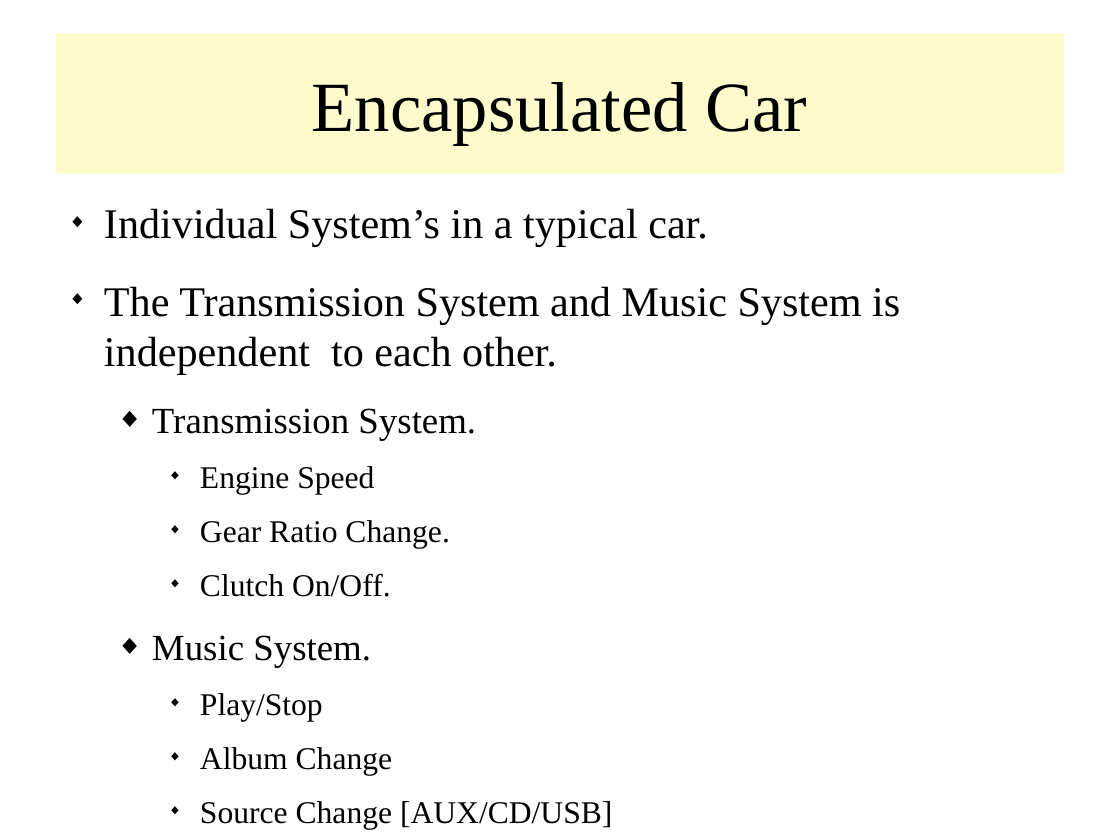
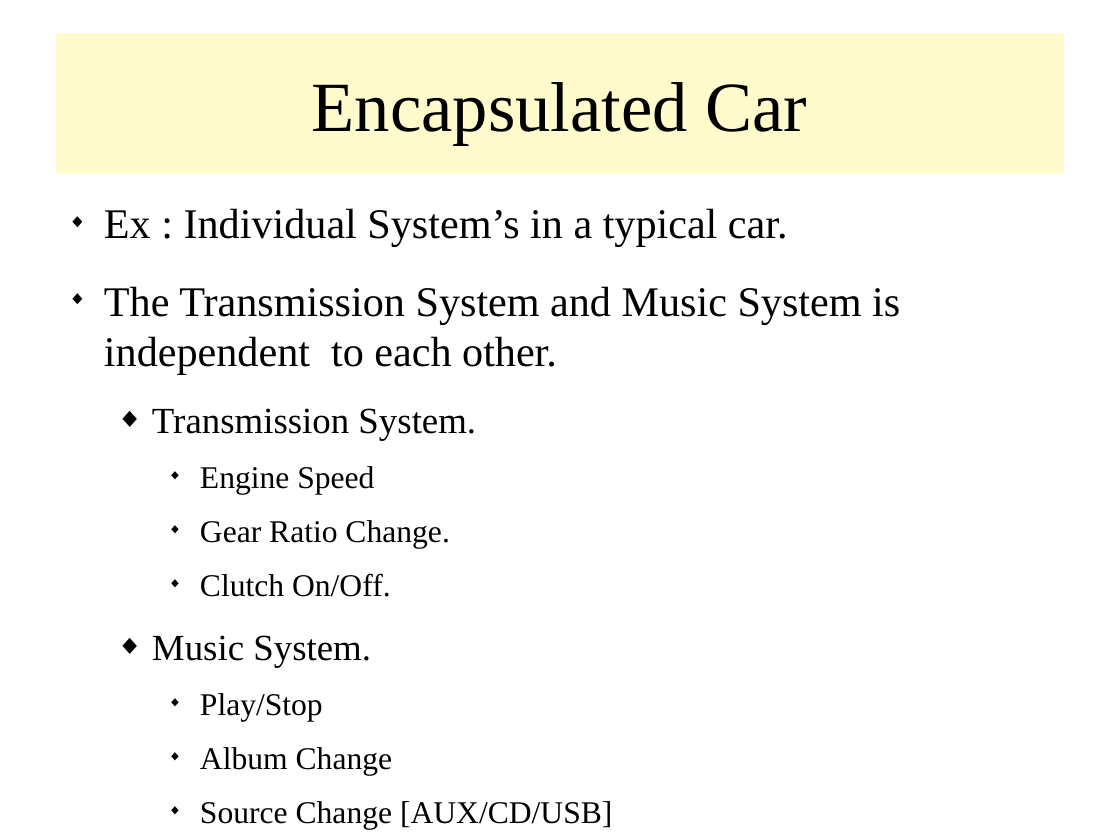
Before and after one commit to rajasekaran36/CS8392-OOPS, a slide deck: slide 14 of Slides/Unit 1/CS8392_U1_1_OOP_Intro.odp (slide 13 before the commit). Drawn at 1120x840 pixels with LibreOffice and Linux fonts; fonts in the diff are those of the drawing. Boxes give left, top, right and bottom in pixels: in the first picture for what was removed or moved away, otherwise in the second. Text is boxed around its words. In the diff, an @@ line names an element or a change of style, - is before the commit and + after.

```diff
--- a/Slides/Unit 1/CS8392_U1_1_OOP_Intro.odp
+++ b/Slides/Unit 1/CS8392_U1_1_OOP_Intro.odp
@@ text at (104, 208, 788, 247): text changed @@
-◆ Individual System’s in a typical car.
+◆ Ex : Individual System’s in a typical car.
```
Also in this commit, not shown: 9 other slides changed, 2 slides added, 1 slide removed, 3 other files.
